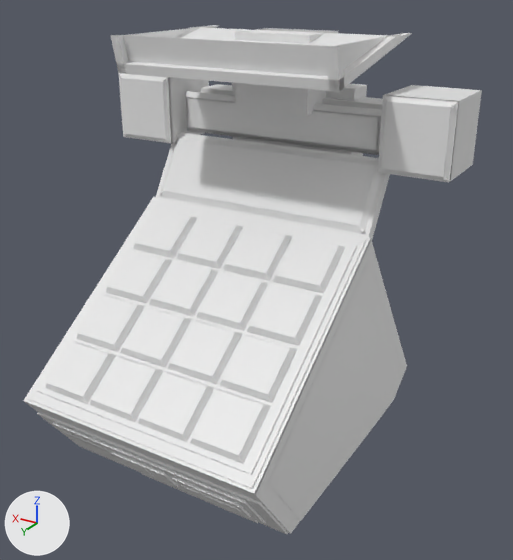
A saved change to the OBJ model src/main/resources/assets/funpackcustom/models/block/jubeat_console.obj.
Both versions are drawn from a 50 mm lens placed at (-0.374, 0.866, 1.126), pointed at (0.446, -0.501, 0.443). The axes (+X, +Y, +Z) are drawn at lower left. The lights are the same throughout. The older version comes first. Materials are left out; every surface is plain grey. Where no turn or scale is listed for an object, it has been applied to the vertices. Vertices at exactly the same position are counted once.

In view in the first picture: 'jubeat_console'.
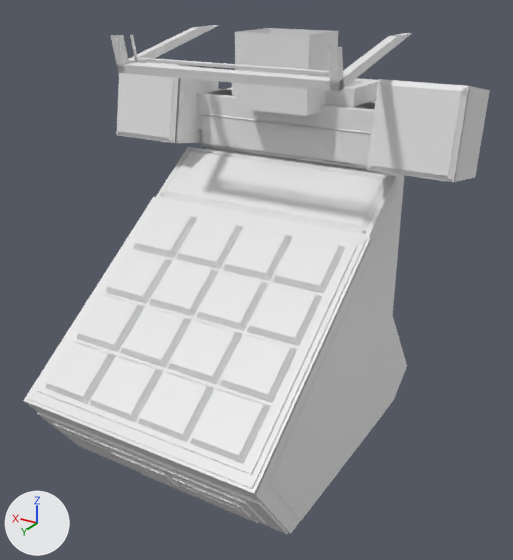
The change, as a diff of the scene's bpy script:
```diff
--- a/src/main/resources/assets/funpackcustom/models/block/jubeat_console.obj.py
+++ b/src/main/resources/assets/funpackcustom/models/block/jubeat_console.obj.py
@@ me_jubeat_console @@
 # used by ob_jubeat_console; location = (0.0, 0.0, 0.0)
-me_jubeat_console.from_pydata(...)  # 1150 vertices, 1099 faces; spans x 0.041..0.959, y -0.933..-0.062, z 0.0..1.0
+me_jubeat_console.from_pydata(...)  # 1168 vertices, 1131 faces; spans x 0.028..0.972, y -0.934..-0.062, z 0.0..1.0
+# me_jubeat_console part 1: the loose piece of 12 vertices spanning x 0.201..0.799, y -0.679..-0.577, z 0.575..0.732 is turned 23 degrees about the x axis through its middle, then moved by (0.0, -0.026, -0.027)
+# me_jubeat_console part 2: the loose piece of 8 vertices spanning x 0.237..0.762, y -0.819..-0.737, z 0.728..0.847 is moved by (0.0, -0.041, -0.05)
+# me_jubeat_console part 3: the loose piece of 12 vertices spanning x 0.216..0.784, y -0.705..-0.684, z 0.738..0.841 is scaled about its middle by (0.94, 1, 1), then moved by (0.0, -0.041, -0.05)
+# me_jubeat_console part 4: the loose piece of 8 vertices spanning x 0.041..0.206, y -0.822..-0.637, z 0.713..0.884 is scaled about its middle by (3, 0.0398, 0.0391), then moved by (0.377, 0.266, 0.148)
+# me_jubeat_console part 5: the loose piece of 12 vertices spanning x 0.041..0.206, y -0.646..-0.631, z 0.713..0.884 is rebuilt with 4 vertices and now spans x 0.04..0.216, y -0.65..-0.619, z 0.731..0.904
+# me_jubeat_console part 6: the loose piece of 12 vertices spanning x 0.794..0.959, y -0.646..-0.631, z 0.713..0.884 is rebuilt with 4 vertices and now spans x 0.784..0.96, y -0.65..-0.619, z 0.731..0.904
+# me_jubeat_console part 7: the loose piece of 8 vertices spanning x 0.794..0.959, y -0.822..-0.637, z 0.713..0.884 is rebuilt with 8 vertices and now spans x 0.772..0.972, y -0.844..-0.625, z 0.685..0.915
+# me_jubeat_console part 8: the loose piece of 4 vertices spanning x 0.219..0.781, y -0.656..-0.579, z 0.599..0.722 is rebuilt with 4 vertices and now spans x 0.219..0.781, y -0.706..-0.587, z 0.595..0.679
+# me_jubeat_console part 9: a new loose piece of 26 vertices spanning x 0.244..0.756, y -0.931..-0.467, z 0.0..0.831
+# me_jubeat_console part 10: the loose piece of 4 vertices spanning x 0.052..0.194, y -0.631, z 0.724..0.873 is deleted
+# me_jubeat_console part 11: the loose piece of 4 vertices spanning x 0.806..0.947, y -0.631, z 0.724..0.873 is deleted
+# me_jubeat_console part 12: the loose piece of 4 vertices spanning x 0.233..0.767, y -0.683, z 0.752..0.826 is deleted
+# me_jubeat_console part 13: 28 vertices moved from x 0.219..0.781, y -0.831..-0.419, z 0.0..1.0 to x 0.219..0.781, y -0.93..-0.419, z 0.0..1.0; 22 vertices removed from x 0.194..0.806, y -0.741..-0.437, z 0.562..1.0; 58 vertices added at x 0.028..0.972, y -0.844..-0.45, z 0.554..1.0
+# other edits to the shape of me_jubeat_console do not show in these pictures
```

What differs and where, as boxes [x1, y1, x2, y2] in the pictures (513 x 560 px; the box of a moved part takes in the faces that stretch with it):
'jubeat_console', reshaped
    before: [23, 25, 482, 534]
    after: [23, 25, 490, 534]
part 1 of me_jubeat_console, moved or reshaped
    before: [159, 135, 381, 234]
    after: [160, 149, 391, 235]
part 2 of me_jubeat_console, moved or reshaped (not visible afterwards)
    before: [201, 84, 383, 110]
part 3 of me_jubeat_console, moved or reshaped
    before: [185, 91, 382, 155]
    after: [201, 113, 371, 170]
part 4 of me_jubeat_console, moved or reshaped
    before: [378, 85, 482, 182]
    after: [135, 57, 329, 75]
part 5 of me_jubeat_console, rebuilt (12% wider)
    before: [379, 95, 459, 182]
    after: [371, 85, 461, 176]
part 6 of me_jubeat_console, rebuilt
    before: [119, 74, 173, 142]
    after: [118, 73, 173, 138]
part 7 of me_jubeat_console, rebuilt (13% wider, 15% taller)
    before: [119, 73, 209, 143]
    after: [117, 62, 219, 143]
part 8 of me_jubeat_console, rebuilt (15% shorter)
    before: [163, 139, 376, 226]
    after: [166, 152, 383, 226]
part 9 of me_jubeat_console, added (mostly hidden)
    after: [207, 87, 404, 314]
part 10 of me_jubeat_console, deleted
    before: [382, 102, 451, 177]
part 11 of me_jubeat_console, deleted
    before: [121, 78, 166, 139]
part 12 of me_jubeat_console, deleted
    before: [188, 98, 378, 150]
part 13 of me_jubeat_console, moved or reshaped
    before: [110, 25, 412, 240]
    after: [110, 25, 490, 240]
